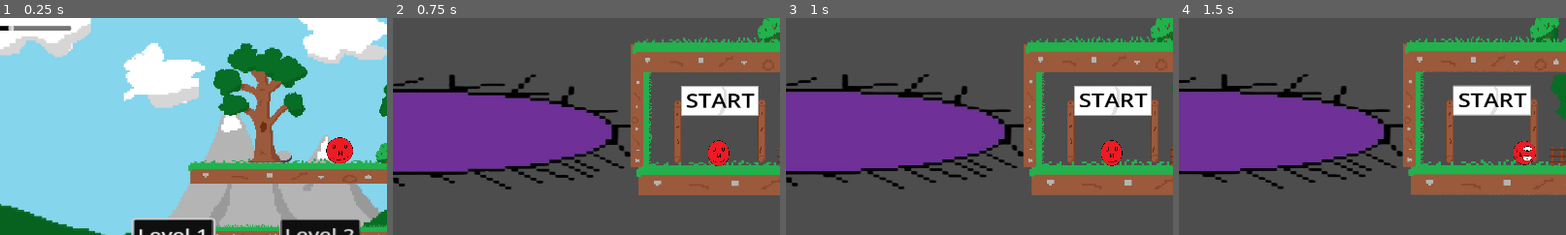
Above: before the commit, frames 1-4 (left to right).
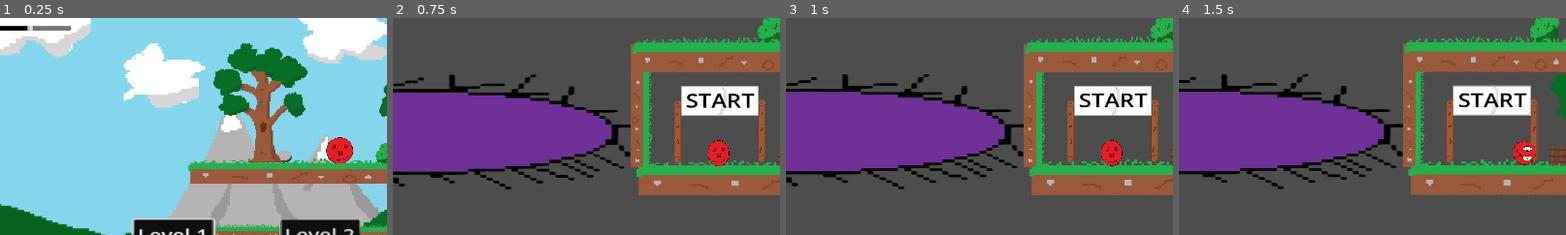
Above: after the commit, the same moments.

Repository: Mahnwe/TheBallThatWasUwU
Game: Godot game, scene res://Scenes/menu.tscn
Same seed, same stepped clock (60 frames per second), same inputs: the game is played once before the commit and once after it. Sound files missing from this copy of the repository are replaced by a short silence.
Inputs (mouse positions are % of the whole screen's width and height, from its top left):
- Up to frame 1 (0.25 s): no input
- Up to frame 2 (0.75 s): click "Level 2" at 0.5 s
- Up to frame 3 (1 s): no input
- Up to frame 4 (1.5 s): tap Enter at 1.25 s; move the mouse to (72, 45) at 1.27 s; hold D (move_right) from 1.28 s (still down); tap Shift (dash) at 1.35 s; click (72, 45) at 1.42 s
The pictures show only the part of the screen within x 8-58%, y 21-71%; the shares and areas given below are measured in that part.

The runs differ from the first frame. In frame 1, 0.1% of the frame differs, in the area x 2-9%, y 3-6%; in frame 2, nothing differs; in frame 3, nothing differs; in frame 4, nothing differs.

Commit message:
Rework on decibels for sound effects, change speed of spike in lvl2, add decoration in lvl3 and make dash stronger

Diff:
--- a/Ressources/PropertieFile/properties.cfg
+++ b/Ressources/PropertieFile/properties.cfg
@@ -11,7 +11,7 @@
 
 [effectVolume]
 
-effectVolumeSet=-15
+effectVolumeSet=-20
 
 [musicSliderValue]
 
@@ -19,4 +19,4 @@
 
 [effectSliderValue]
 
-sliderEffectValue=2.0
+sliderEffectValue=3.0
--- a/Scenes/level2.tscn
+++ b/Scenes/level2.tscn
@@ -314,7 +314,6 @@
 position = Vector2(34.2162, -21.6623)
 rotation = 1.5708
 scale = Vector2(0.278296, 0.230752)
-speed = 350
 
 [node name="SpikeVerticalPatrol2" type="Path2D" parent="."]
 position = Vector2(-516, 2)
--- a/Scenes/level3.tscn
+++ b/Scenes/level3.tscn
@@ -23,7 +23,6 @@
 [ext_resource type="PackedScene" uid="uid://ctsres127vwfw" path="res://Scenes/barrier.tscn" id="20_ctgch"]
 [ext_resource type="PackedScene" uid="uid://be1l83abc4nq8" path="res://Scenes/apple_tree.tscn" id="21_wx5k2"]
 [ext_resource type="PackedScene" uid="uid://das30qvpbu28b" path="res://Scenes/rock1.tscn" id="22_v2cqt"]
-[ext_resource type="PackedScene" uid="uid://bha08grmcxwnd" path="res://Scenes/rock2.tscn" id="23_0m520"]
 [ext_resource type="PackedScene" uid="uid://ckh3u5c14ylpi" path="res://Scenes/lantern_pole.tscn" id="24_ctwib"]
 [ext_resource type="AudioStream" uid="uid://bhhey4go1rtwq" path="res://Sound/Musics/PauseMusic.wav" id="25_kcefb"]
 [ext_resource type="PackedScene" uid="uid://b6k3vbroiylq0" path="res://Scenes/palm.tscn" id="27_lrvx7"]
@@ -754,13 +753,6 @@
 scale = Vector2(1.48, 1.36)
 flip_value = 1
 
-[node name="Rock2" parent="." instance=ExtResource("23_0m520")]
-position = Vector2(640, -727)
-flip_value = 1
-
-[node name="Rock2" parent="Rock2" instance=ExtResource("23_0m520")]
-position = Vector2(425, 0)
-
 [node name="LanternPole" parent="." instance=ExtResource("24_ctwib")]
 z_index = -1
 position = Vector2(711, 1177)
@@ -974,7 +966,7 @@
 curve = SubResource("Curve2D_sdcnp")
 
 [node name="PathFollow2D" type="PathFollow2D" parent="Path2D5"]
-position = Vector2(-413.75, -1444.88)
+position = Vector2(-453, -1445)
 scale = Vector2(0.240001, 0.92)
 rotates = false
 
@@ -987,6 +979,12 @@
 [node name="Palm2" parent="." instance=ExtResource("27_lrvx7")]
 position = Vector2(525, -741)
 scale = Vector2(0.4, 0.399999)
+
+[node name="Barrel2" parent="." instance=ExtResource("28_gq5he")]
+position = Vector2(626, -731)
+
+[node name="Barrel" parent="Barrel2" instance=ExtResource("28_gq5he")]
+position = Vector2(440, 0)
 
 [node name="Palm3" parent="." instance=ExtResource("27_lrvx7")]
 position = Vector2(1175, -741)
--- a/Scripts/menu.gd
+++ b/Scripts/menu.gd
@@ -35,14 +35,7 @@
 # Called every frame. 'delta' is the elapsed time since the previous frame.
 func _process(_delta):
 
-	for member in get_tree().get_nodes_in_group("MenuButtons"):
-		if member.has_focus:
-			is_controller_focused = true
-		else:
-			is_controller_focused = false
-
 	wait_for_focus()
-
 	if Input.is_action_just_pressed("quit_game"):
 		get_tree().quit()
 
@@ -220,23 +213,23 @@
 			for member in get_tree().get_nodes_in_group("sound_effect_group"):
 				member.volume_db = config.get_value("effectVolume","effectVolumeSet")
 		1.0:
+			config.set_value("effectVolume","effectVolumeSet", -40)
+			for member in get_tree().get_nodes_in_group("sound_effect_group"):
+				member.volume_db = config.get_value("effectVolume","effectVolumeSet")
+		2.0:
+			config.set_value("effectVolume","effectVolumeSet", -30)
+			for member in get_tree().get_nodes_in_group("sound_effect_group"):
+				member.volume_db = config.get_value("effectVolume","effectVolumeSet")
+		3.0:
 			config.set_value("effectVolume","effectVolumeSet", -20)
 			for member in get_tree().get_nodes_in_group("sound_effect_group"):
 				member.volume_db = config.get_value("effectVolume","effectVolumeSet")
-		2.0:
-			config.set_value("effectVolume","effectVolumeSet", -15)
-			for member in get_tree().get_nodes_in_group("sound_effect_group"):
-				member.volume_db = config.get_value("effectVolume","effectVolumeSet")
-		3.0:
+		4.0:
 			config.set_value("effectVolume","effectVolumeSet", -10)
 			for member in get_tree().get_nodes_in_group("sound_effect_group"):
 				member.volume_db = config.get_value("effectVolume","effectVolumeSet")
-		4.0:
+		5.0:
 			config.set_value("effectVolume","effectVolumeSet", -5)
 			for member in get_tree().get_nodes_in_group("sound_effect_group"):
 				member.volume_db = config.get_value("effectVolume","effectVolumeSet")
-		5.0:
-			config.set_value("effectVolume","effectVolumeSet", 0)
-			for member in get_tree().get_nodes_in_group("sound_effect_group"):
-				member.volume_db = config.get_value("effectVolume","effectVolumeSet")
 	config.save("res://Ressources/PropertieFile/properties.cfg")
--- a/Scripts/player.gd
+++ b/Scripts/player.gd
@@ -11,7 +11,7 @@
 var jump_force = -670
 
 const VELOCITY_Y_MAX = 600
-const dash_speed = 1200
+const dash_speed = 1500
 
 var can_dash
 var have_dash_ability
Not shown: 1 places in Scenes/level3.tscn that only renumber resources
